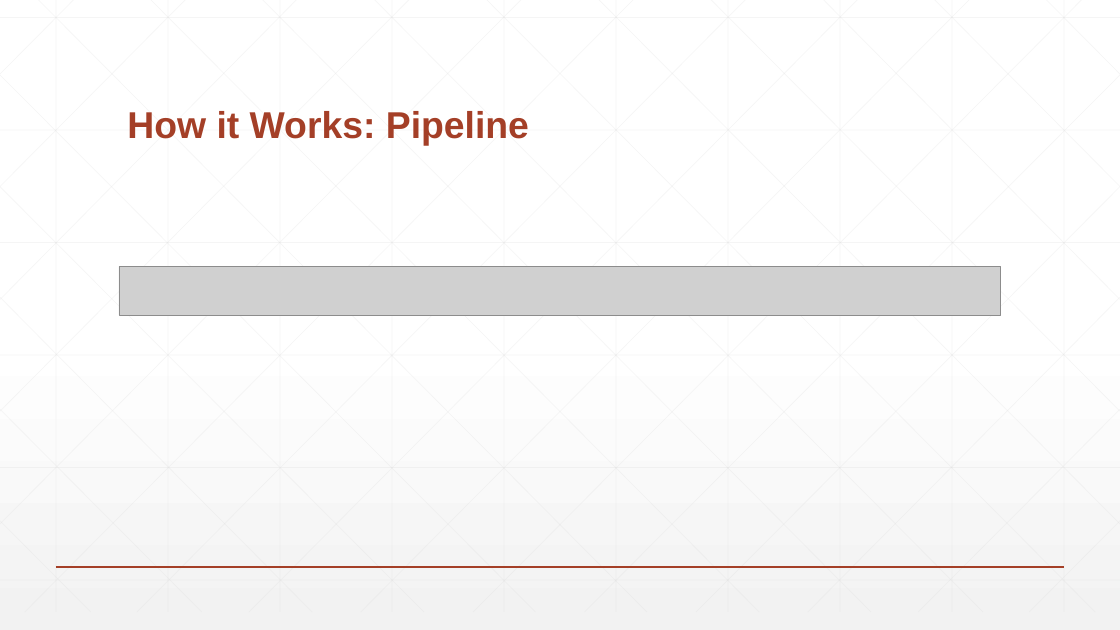
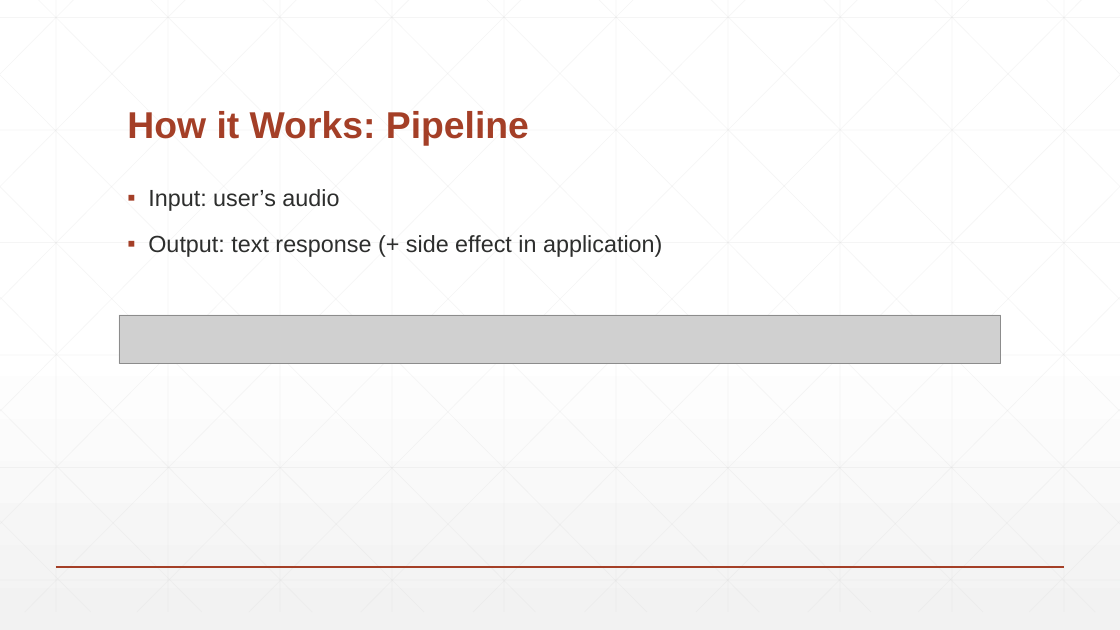
Before and after one commit to BaronKhan/VoiceRecognitionRPG, a slide deck: slide 15 of presentation/presentation.pptx. Drawn at 1120x630 pixels with LibreOffice and Linux fonts; fonts in the diff are those of the drawing; grey boxes stand for pictures. Boxes give left, top, right and bottom in pixels: in the first picture for what was removed or moved away, otherwise in the second. Text is boxed around its words. In the diff, an @@ line names an element or a change of style, - is before the commit and + after.

```diff
--- a/presentation/presentation.pptx
+++ b/presentation/presentation.pptx
@@ text added at (x1=148, y1=189, x2=662, y2=257), 20 pt, text #2D2E2D @@
+▪ Input: user’s audio
+▪ Output: text response (+ side effect in application)
@@ picture moved from (x1=119, y1=266, x2=1002, y2=315) to (x1=119, y1=315, x2=1002, y2=364) @@
```
Also in this commit, not shown: 2 other slides changed, 1 other file.
